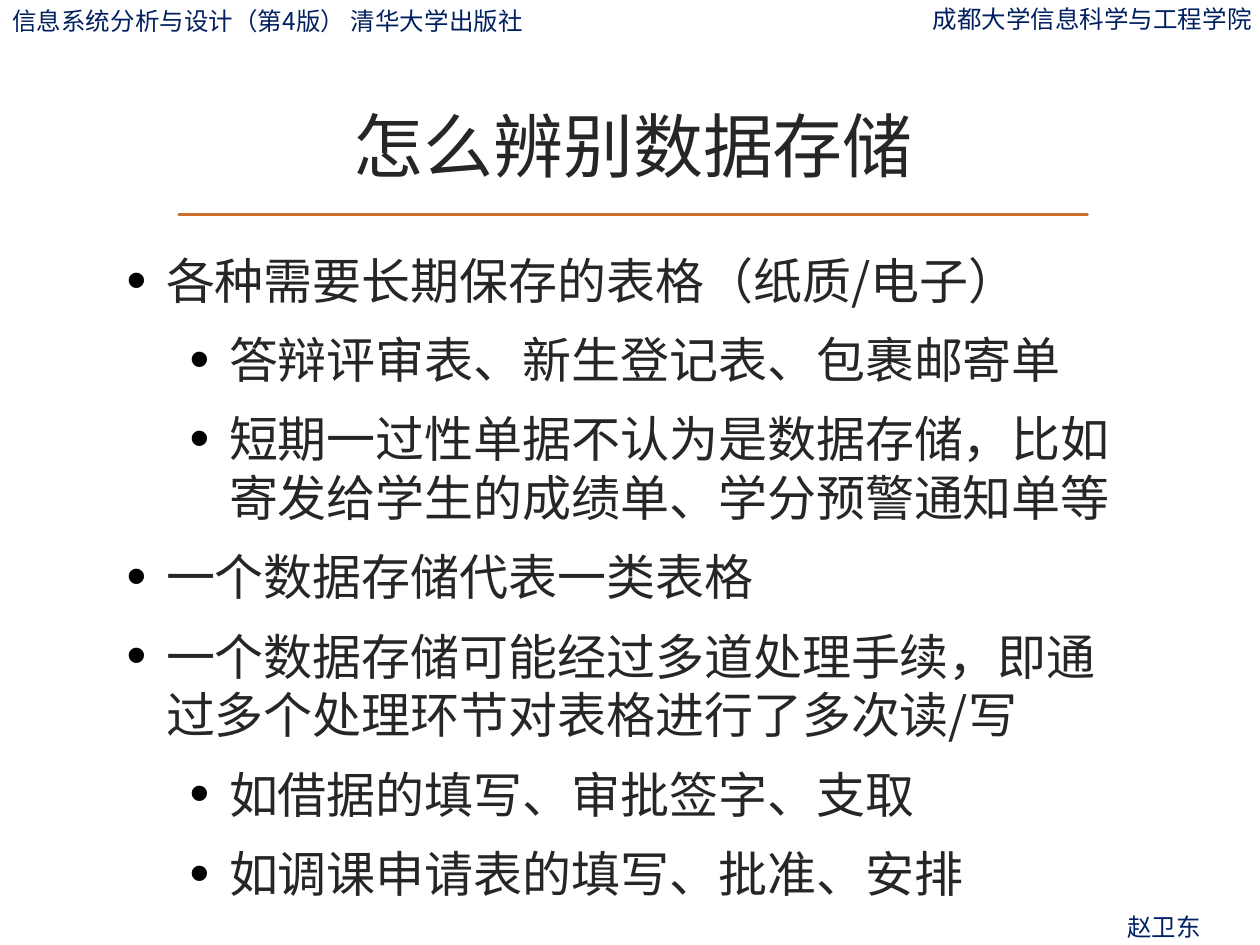
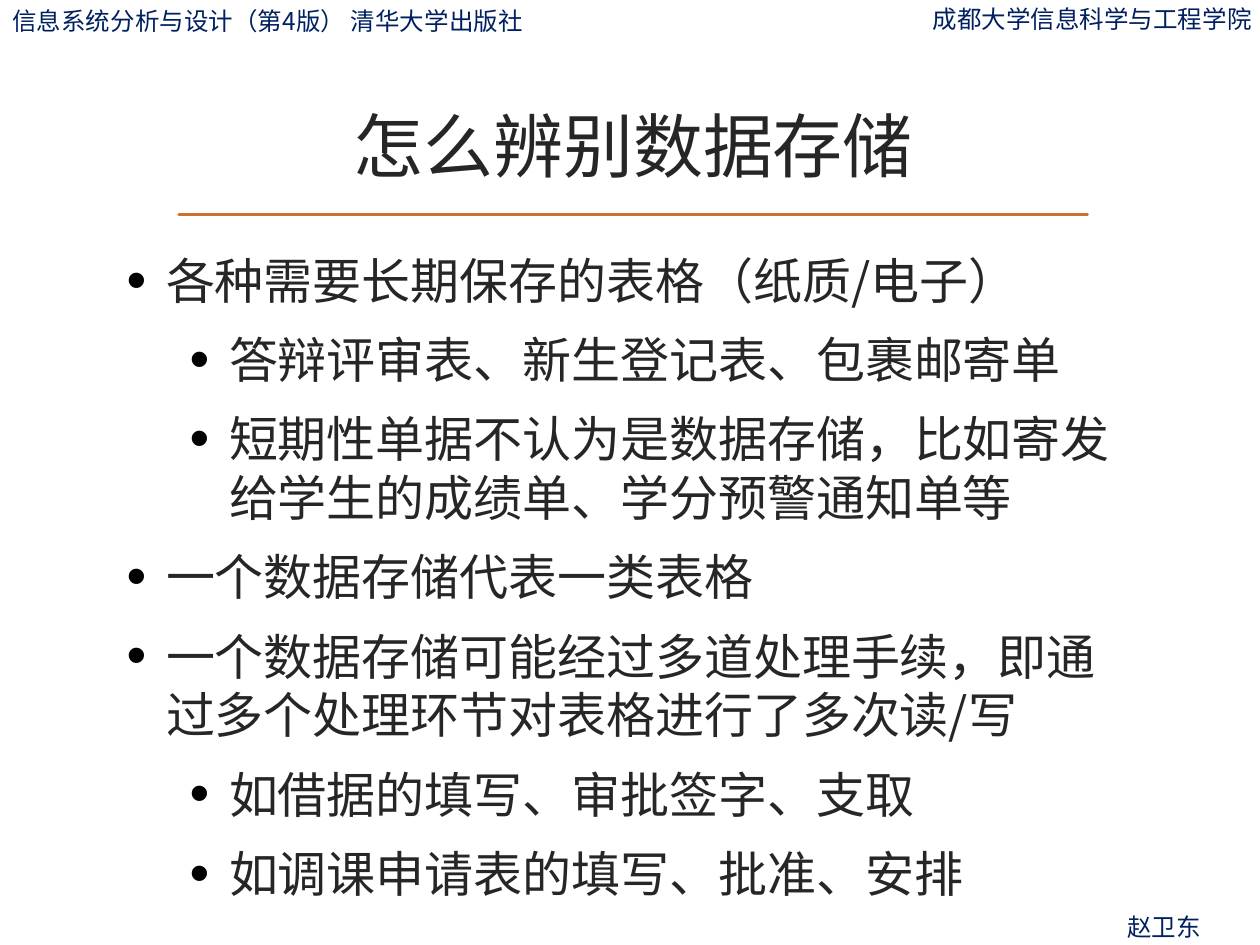
Before and after one commit to ylfagh/is_analysis-1, a slide deck: slide 37 of ppt/第6章-流程建模.pptx. Drawn at 1260x945 pixels with LibreOffice and Linux fonts; fonts in the diff are those of the drawing; background and template pictures are left out. Boxes give left, top, right and bottom in pixels: in the first picture for what was removed or moved away, otherwise in the second. Text is boxed around its words. In the diff, an @@ line names an element or a change of style, - is before the commit and + after.

```diff
--- a/ppt/第6章-流程建模.pptx
+++ b/ppt/第6章-流程建模.pptx
@@ text at (229,415,1110,520): text changed @@
-  • 短期一过性单据不认为是数据存储，比如寄发给学生的成绩单、学分预警通知单等
+  • 短期性单据不认为是数据存储，比如寄发给学生的成绩单、学分预警通知单等
```
Also in this commit, not shown: 2 other slides changed, 4 other files.
